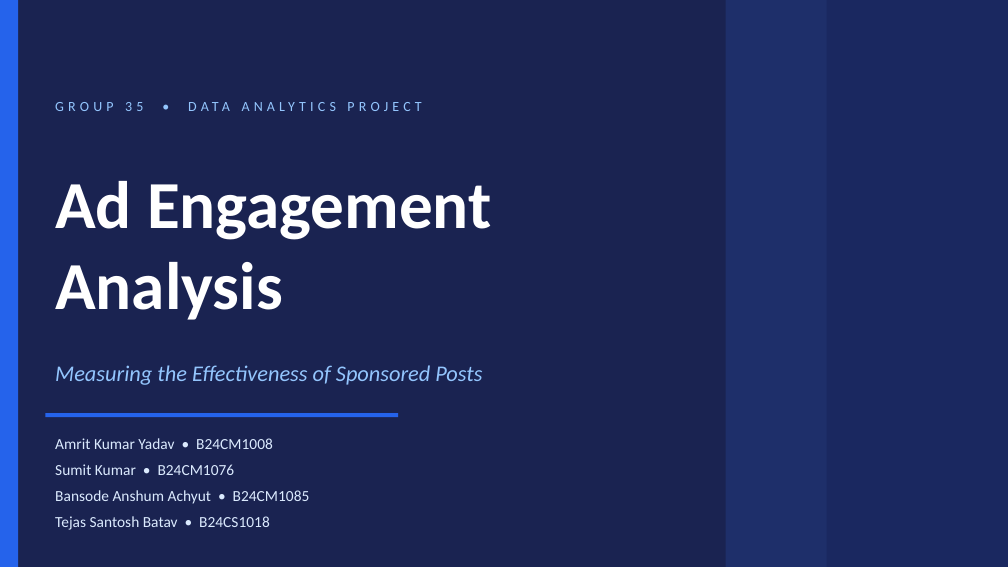
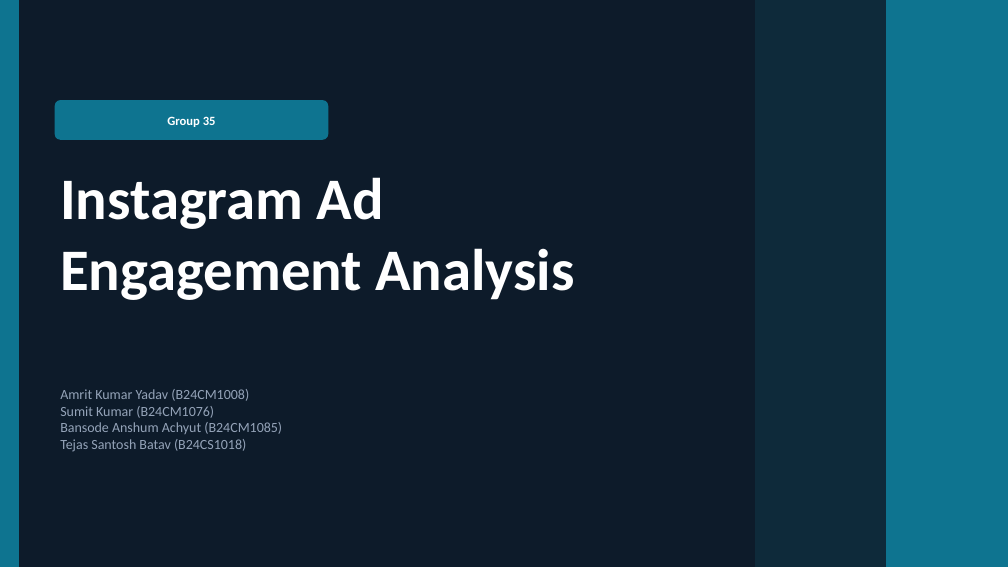
Before and after one commit to DeveloperAmrit/ad_engagement, a slide deck: slide 1 of Group_35.pptx. Drawn at 1008x567 pixels with LibreOffice and Linux fonts; fonts in the diff are those of the drawing. Boxes give left, top, right and bottom in pixels: in the first picture for what was removed or moved away, otherwise in the second. Text is boxed around its words. In the diff, an @@ line names an element or a change of style, - is before the commit and + after.

Commit message:
Modified ppt

```diff
--- a/Group_35.pptx
+++ b/Group_35.pptx
@@ background #1A2351 to #0D1B2A @@
@@ rectangle at [0, 0, 18, 566]: fill #2563EB to #0E7490; outline none to #0E7490 1 pt @@
@@ rectangle: place and size @@
-rectangle at [726, 0, 1008, 566]
+rectangle at [756, 0, 1008, 566]
@@ rectangle at [756, 0, 1008, 566]: fill #1E2F6A to #0E2A3A; outline none to #0E2A3A 1 pt @@
@@ rectangle: place and size @@
-rectangle at [827, 0, 1008, 566]
+rectangle at [887, 0, 1008, 566]
@@ rectangle at [887, 0, 1008, 566]: fill #1A2860 to #0E7490; outline none to #0E7490 1 pt @@
@@ rounded rectangle added at [55, 101, 328, 139], fill #0E7490, outline #0E7490 1 pt @@
@@ text at [167, 116, 216, 127]: text changed; size 10 to 9 pt; text colour #93C5FD to #FFFFFF; bold on @@
-GROUP 35 • DATA ANALYTICS PROJECT
+Group 35
@@ text "Instagram Ad" at [60, 177, 574, 300]: vertical alignment middle to top @@
@@ text at [60, 177, 574, 300]: text changed; size 48 to 42 pt @@
-Ad Engagement
-Analysis
+Instagram Ad
+Engagement Analysis
@@ text removed at [55, 365, 482, 385] @@
-Measuring the Effectiveness of Sponsored Posts
@@ text at [60, 389, 282, 452]: text changed; size 11 to 10 pt; text colour #DBEAFE to #94A3B8 @@
-Amrit Kumar Yadav • B24CM1008
-Sumit Kumar • B24CM1076
-Bansode Anshum Achyut • B24CM1085
-Tejas Santosh Batav • B24CS1018
+Amrit Kumar Yadav (B24CM1008)
+Sumit Kumar (B24CM1076)
+Bansode Anshum Achyut (B24CM1085)
+Tejas Santosh Batav (B24CS1018)
@@ rectangle removed at [45, 413, 398, 417] @@
```
Also in this commit, not shown: 3 other slides changed, 11 slides added, 17 slides removed, 2 other files.
